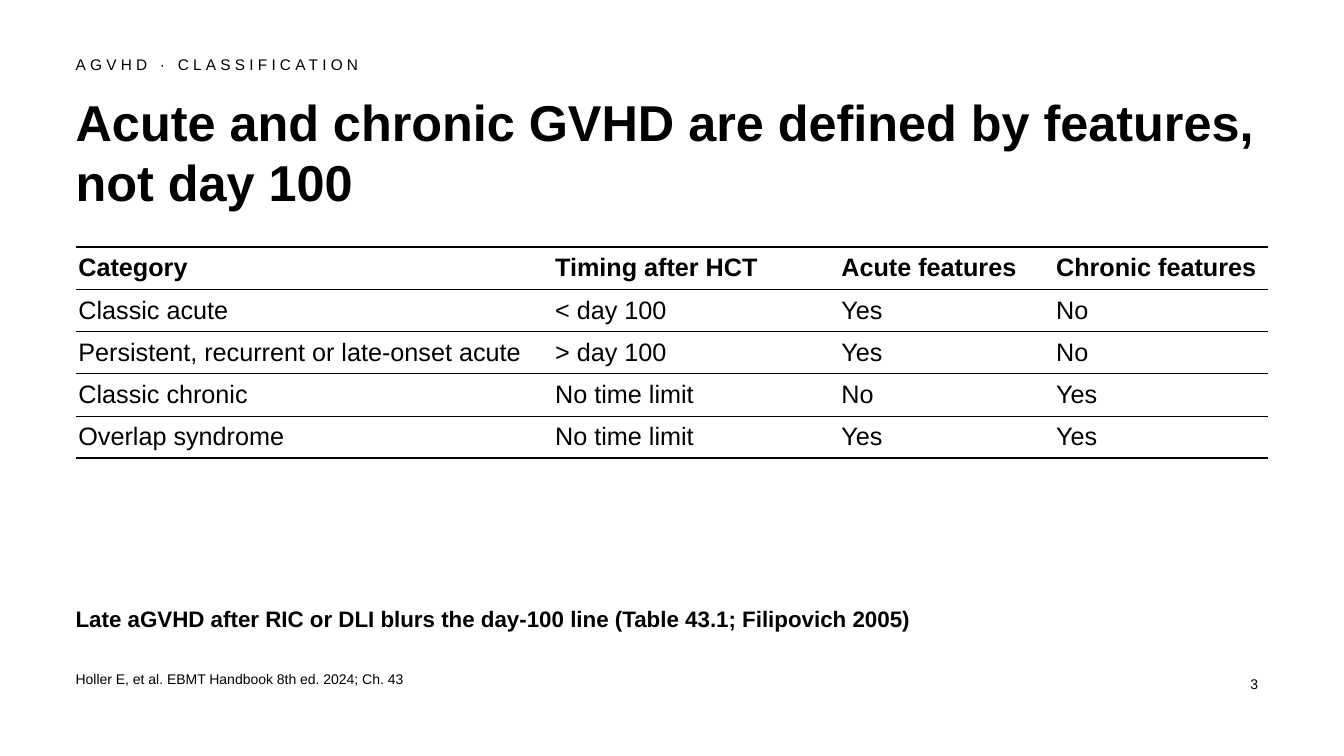
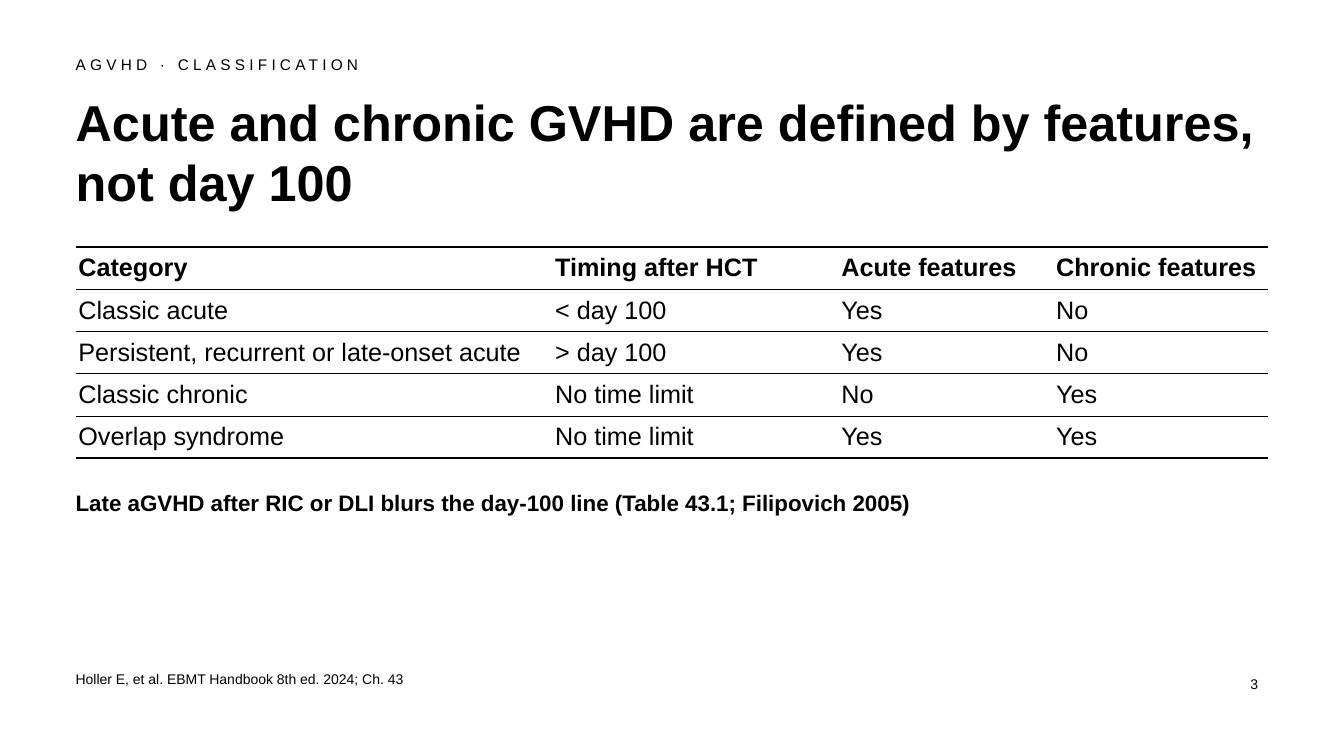
Before and after one commit to htlin222/ebmt-handbook-skill, a slide deck: slide 3 of slides/decks/s06-acute-gvhd.pptx. Drawn at 1344x756 pixels with LibreOffice and Linux fonts; fonts in the diff are those of the drawing. Boxes give left, top, right and bottom in pixels: in the first picture for what was removed or moved away, otherwise in the second. Text is boxed around its words. In the diff, an @@ line names an element or a change of style, - is before the commit and + after.

```diff
--- a/slides/decks/s06-acute-gvhd.pptx
+++ b/slides/decks/s06-acute-gvhd.pptx
@@ text "Late aGVHD after RIC or ...": place and size @@
-text "Late aGVHD after RIC or ..." at (76, 610, 910, 632)
+text "Late aGVHD after RIC or ..." at (76, 494, 910, 516)
```
Also in this commit, not shown: 8 other slides changed, 1 other file.
